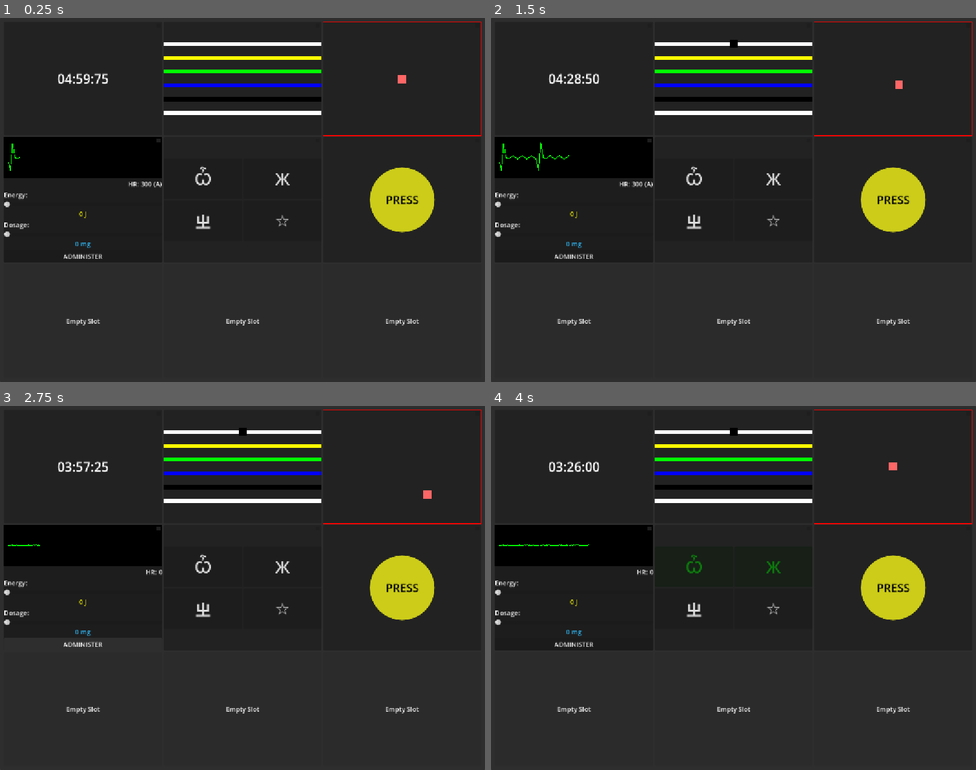
Above: before the commit, frames 1-4 (two rows, left to right).
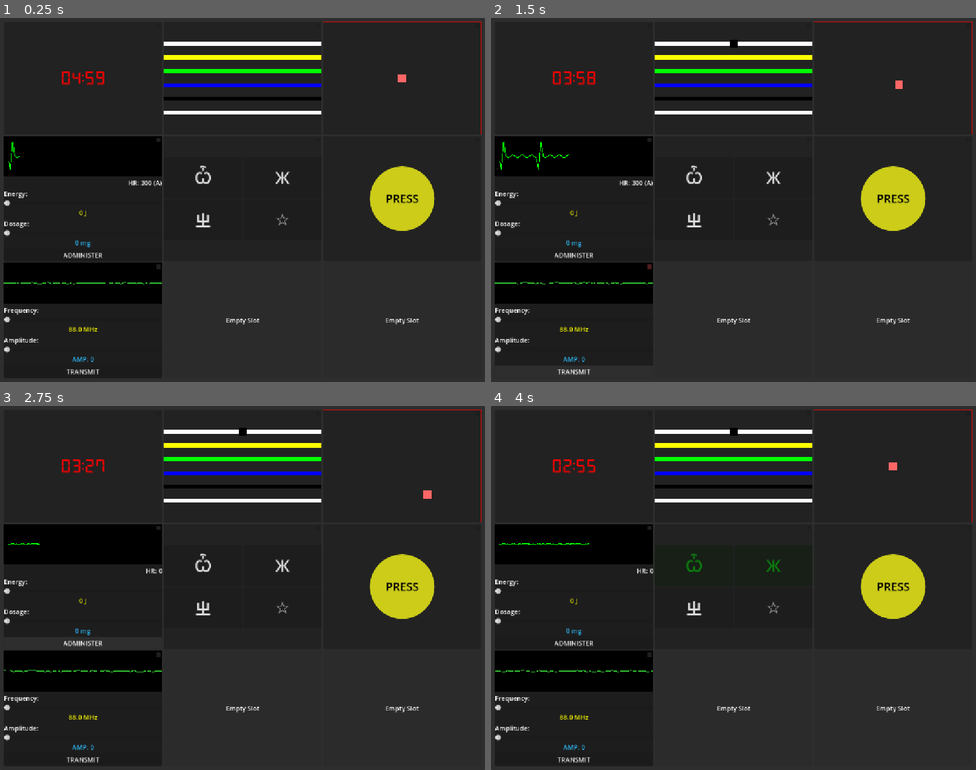
Above: after the commit, the same moments.

Repository: yutianzhe30/KeepTalkingOL
Game: Godot game, scene res://main.tscn
Two runs of this game, one before a commit and one after it. Both use one fixed random seed, a clock stepped at 60 frames per second and the inputs below.
Inputs (mouse positions are in pixels of both pictures, inside the frame that each line leads up to):
- Up to frame 1 (0.25 s): no input
- Up to frame 2 (1.5 s): click (733, 43) at 0.52 s; click (573, 371) at 1.25 s, where only the run after the commit has a clickable "TRANSMIT"
- Up to frame 3 (2.75 s): click "ADMINISTER" at 2 s
- Up to frame 4 (4 s): click "Ѽ" at 2.75 s; click "Ж" at 3.5 s

The runs differ from the first frame. In frame 1, 5.9% of the frame differs, in the area x 0-100%, y 6-98%; in frame 2, 6.0%; in frame 3, 5.9%; in frame 4, 5.9%.

Commit message:
radio module

Diff:
--- /dev/null
+++ b/Scenes/Modules/RadioModule.tscn
@@ -0,0 +1,79 @@
+[gd_scene format=3 uid="uid://c7m2n3p4q5r6"]
+
+[ext_resource type="Script" path="res://Scripts/Modules/RadioModule.gd" id="1_radio_module"]
+[ext_resource type="PackedScene" path="res://Scenes/UI/ModuleLed.tscn" id="2_module_led"]
+
+[node name="RadioModule" type="PanelContainer"]
+offset_right = 200.0
+offset_bottom = 200.0
+script = ExtResource("1_radio_module")
+
+[node name="PanelContainer" type="PanelContainer" parent="."]
+layout_mode = 2
+
+[node name="VBoxContainer" type="VBoxContainer" parent="PanelContainer"]
+layout_mode = 2
+theme_override_constants/separation = 5
+
+[node name="OscilloscopeDisplay" type="ColorRect" parent="PanelContainer/VBoxContainer"]
+custom_minimum_size = Vector2(250, 100)
+layout_mode = 2
+color = Color(0, 0, 0, 1)
+
+[node name="WaveformLine" type="Line2D" parent="PanelContainer/VBoxContainer/OscilloscopeDisplay"]
+points = PackedVector2Array(0, 0, 20, -10, 40, 0, 60, 10, 80, 0)
+width = 2.0
+default_color = Color(0.2, 0.8, 0.2, 1)
+
+[node name="ControlsContainer" type="VBoxContainer" parent="PanelContainer/VBoxContainer"]
+layout_mode = 2
+
+[node name="FreqHeader" type="HBoxContainer" parent="PanelContainer/VBoxContainer/ControlsContainer"]
+layout_mode = 2
+
+[node name="Label" type="Label" parent="PanelContainer/VBoxContainer/ControlsContainer/FreqHeader"]
+layout_mode = 2
+text = "Frequency:"
+
+[node name="TunerSlider" type="HSlider" parent="PanelContainer/VBoxContainer/ControlsContainer"]
+layout_mode = 2
+min_value = 88.0
+max_value = 108.0
+step = 0.1
+value = 88.0
+
+[node name="FrequencyLabel" type="Label" parent="PanelContainer/VBoxContainer/ControlsContainer"]
+layout_mode = 2
+theme_override_colors/font_color = Color(1, 1, 0, 1)
+text = "88.0 MHz"
+horizontal_alignment = 1
+
+[node name="AmpHeader" type="HBoxContainer" parent="PanelContainer/VBoxContainer/ControlsContainer"]
+layout_mode = 2
+
+[node name="Label" type="Label" parent="PanelContainer/VBoxContainer/ControlsContainer/AmpHeader"]
+layout_mode = 2
+text = "Amplitude:"
+
+[node name="AmpSlider" type="HSlider" parent="PanelContainer/VBoxContainer/ControlsContainer"]
+layout_mode = 2
+max_value = 100.0
+step = 10.0
+
+[node name="AmpLabel" type="Label" parent="PanelContainer/VBoxContainer/ControlsContainer"]
+layout_mode = 2
+theme_override_colors/font_color = Color(0.18, 0.71, 0.95, 1)
+text = "AMP: 0"
+horizontal_alignment = 1
+
+[node name="TransmitButton" type="Button" parent="PanelContainer/VBoxContainer/ControlsContainer"]
+layout_mode = 2
+text = "TRANSMIT"
+
+[node name="StaticPlayer" type="AudioStreamPlayer" parent="."]
+bus = &"Master"
+
+[node name="SignalPlayer" type="AudioStreamPlayer" parent="."]
+bus = &"Master"
+
+[node name="ModuleLED" parent="." instance=ExtResource("2_module_led")]
--- a/Scenes/Modules/TimerModule.tscn
+++ b/Scenes/Modules/TimerModule.tscn
@@ -1,6 +1,7 @@
 [gd_scene format=3 uid="uid://bumy8q4j2k5m"]
 
 [ext_resource type="Script" uid="uid://35bfys70v34h" path="res://Scripts/Modules/TimerModule.gd" id="1_timer_script"]
+[ext_resource type="FontFile" path="res://Assets/Font/DSEG7Modern-Bold.ttf" id="2_dseg7"]
 [ext_resource type="PackedScene" path="res://Scenes/UI/ModuleLed.tscn" id="2_module_led"]
 
 [node name="TimerModule" type="PanelContainer" unique_id=2101147815]
@@ -10,8 +11,10 @@
 
 [node name="Label" type="Label" parent="." unique_id=1088650296]
 layout_mode = 2
+theme_override_colors/font_color = Color(1, 0, 0, 1)
+theme_override_fonts/font = ExtResource("2_dseg7")
 theme_override_font_sizes/font_size = 32
-text = "05:00:00"
+text = "05:00"
 horizontal_alignment = 1
 vertical_alignment = 1
 
--- /dev/null
+++ b/Scripts/Modules/RadioModule.gd
@@ -0,0 +1,197 @@
+extends "res://Scripts/Modules/BaseModule.gd"
+
+# Radio / Frequency Module
+# Tune to the correct frequency to solve.
+# Rule: Target = First Digit of Serial + 90.0 MHz.
+
+@onready var frequency_label: Label = $PanelContainer/VBoxContainer/ControlsContainer/FrequencyLabel
+@onready var waveform_line: Line2D = $PanelContainer/VBoxContainer/OscilloscopeDisplay/WaveformLine
+@onready var tuner_slider: HSlider = $PanelContainer/VBoxContainer/ControlsContainer/TunerSlider
+@onready var transmit_btn: Button = $PanelContainer/VBoxContainer/ControlsContainer/TransmitButton
+@onready var static_player: AudioStreamPlayer = $StaticPlayer
+@onready var signal_player: AudioStreamPlayer = $SignalPlayer
+@onready var oscilloscope_bg: ColorRect = $PanelContainer/VBoxContainer/OscilloscopeDisplay
+
+@onready var amp_slider: HSlider = $PanelContainer/VBoxContainer/ControlsContainer/AmpSlider
+@onready var amp_label: Label = $PanelContainer/VBoxContainer/ControlsContainer/AmpLabel
+
+# Config
+const MIN_FREQ = 88.0
+const MAX_FREQ = 108.0
+const TOLERANCE_FREQ = 0.5
+const TOLERANCE_AMP = 5.0
+
+# State
+var target_frequency: float = 90.0
+var target_amplitude: float = 50.0
+var current_frequency: float = 88.0
+var current_amplitude: float = 0.0
+var signal_strength: float = 0.0
+
+# Waveform Visuals
+var time: float = 0.0
+
+# Audio Generation state
+var current_phase: float = 0.0
+var sample_hz: float = 44100.0
+var static_stream: AudioStreamGeneratorPlayback
+var signal_stream: AudioStreamGeneratorPlayback
+
+func _ready():
+	#super._ready() # BaseModule might handle some state
+	tuner_slider.value_changed.connect(_on_frequency_changed)
+	amp_slider.value_changed.connect(_on_amplitude_changed)
+	transmit_btn.pressed.connect(_on_transmit_pressed)
+
+	_setup_audio_streams()
+	_determine_target()
+
+	# Initial UI update
+	_on_frequency_changed(tuner_slider.value)
+	_on_amplitude_changed(amp_slider.value)
+
+func _setup_audio_streams():
+	var static_gen = AudioStreamGenerator.new()
+	static_gen.mix_rate = 44100
+	static_gen.buffer_length = 0.1
+	static_player.stream = static_gen
+	static_player.play()
+	static_stream = static_player.get_stream_playback()
+
+	var signal_gen = AudioStreamGenerator.new()
+	signal_gen.mix_rate = 44100
+	signal_gen.buffer_length = 0.1
+	signal_player.stream = signal_gen
+	signal_player.play()
+	signal_stream = signal_player.get_stream_playback()
+
+	sample_hz = static_gen.mix_rate
+
+func _determine_target():
+	# Rule: First Digit of Serial (1-9) + 90.0
+	var first_digit = randi_range(1, 9)
+	target_frequency = 90.0 + float(first_digit)
+
+	# Amplitude Rule:
+	# If Freq < 95.0 -> Amp 20
+	# If Freq > 100.0 -> Amp 80
+	# Else -> Amp 50
+	if target_frequency < 95.0:
+		target_amplitude = 20.0
+	elif target_frequency > 100.0:
+		target_amplitude = 80.0
+	else:
+		target_amplitude = 50.0
+
+	print("RadioModule Target: Freq=", target_frequency, " Amp=", target_amplitude)
+
+func _process(delta):
+	if state == ModuleState.SOLVED:
+		static_player.volume_db = -80.0
+		signal_player.volume_db = -80.0
+		return
+
+	time += delta
+	_update_signal_strength()
+	_fill_audio_buffers()
+	_update_waveform()
+
+func _on_frequency_changed(freq: float):
+	current_frequency = freq
+	frequency_label.text = "%.1f MHz" % current_frequency
+
+func _on_amplitude_changed(amp: float):
+	current_amplitude = amp
+	amp_label.text = "AMP: %d" % current_amplitude
+
+func _update_signal_strength():
+	var dist = abs(current_frequency - target_frequency)
+
+	if dist < 2.0:
+		var normalized_dist = dist / 2.0
+		signal_strength = 1.0 - normalized_dist
+		signal_strength = pow(signal_strength, 2)
+	else:
+		signal_strength = 0.0
+
+	var static_vol = linear_to_db(max(0.01, 1.0 - signal_strength))
+	var signal_vol = linear_to_db(max(0.01, signal_strength))
+
+	static_player.volume_db = static_vol - 10.0
+	signal_player.volume_db = signal_vol - 5.0
+
+func _fill_audio_buffers():
+	if not static_stream or not signal_stream: return
+
+	# Filling Static Buffer
+	var frames = static_stream.get_frames_available()
+	if frames > 0:
+		var buffer = PackedVector2Array()
+		buffer.resize(frames)
+		for i in range(frames):
+			var s = randf_range(-1.0, 1.0) * 0.5
+			buffer.set(i, Vector2(s, s))
+		static_stream.push_buffer(buffer)
+
+	# Filling Signal Buffer (Sine Tone)
+	frames = signal_stream.get_frames_available()
+	if frames > 0:
+		var buffer = PackedVector2Array()
+		buffer.resize(frames)
+		var phase_inc = 440.0 / sample_hz
+
+		# Morse 'dots' modulation could happen here, keeping it constant tone for now
+		for i in range(frames):
+			var s = sin(current_phase * TAU) * 0.5
+			current_phase = fmod(current_phase + phase_inc, 1.0)
+			buffer.set(i, Vector2(s, s))
+		signal_stream.push_buffer(buffer)
+
+func _update_waveform():
+	var points = PackedVector2Array()
+	var width = oscilloscope_bg.get_rect().size.x
+	if width <= 0: width = 180.0 # Safety fallback
+
+	var height = oscilloscope_bg.get_rect().size.y
+	var center_y = height / 2.0
+	var num_points = 50
+	var step = width / float(num_points)
+
+	for i in range(num_points + 1):
+		var x = i * step
+		var t_wave = time * 10.0 + (i * 0.5)
+
+		# Visually, Amplitude Slider should affect wave height only?
+		# Or should Signal Strength affect clarity, and Amp Slider affect overall size?
+		# Let's say Amp Slider affects HEIGHT. Signal Strength affects NOISE vs SIGNAL mix.
+
+		var amp_factor = current_amplitude / 100.0
+		if amp_factor < 0.1: amp_factor = 0.1 # Minimum visibility
+
+		var noise_amp = (1.0 - signal_strength) * (height * 0.2) * amp_factor
+		var signal_amp = signal_strength * (height * 0.3) * amp_factor
+
+		var y = center_y
+		y += randf_range(-1.0, 1.0) * noise_amp
+		y += sin(t_wave) * signal_amp
+
+		points.append(Vector2(x, y))
+
+	waveform_line.points = points
+	waveform_line.default_color = Color(0.2, 0.8, 0.2).lerp(Color(0.2, 1.0, 0.2), signal_strength)
+
+func _on_transmit_pressed():
+	if state == ModuleState.SOLVED: return
+
+	var freq_dist = abs(current_frequency - target_frequency)
+	var amp_dist = abs(current_amplitude - target_amplitude)
+
+	var freq_ok = freq_dist <= TOLERANCE_FREQ
+	var amp_ok = amp_dist <= TOLERANCE_AMP
+
+	if freq_ok and amp_ok:
+		print("RadioModule: Transmission Verified!")
+		solve()
+	else:
+		print("RadioModule: Invalid Transmission! FreqErr=", freq_dist, " AmpErr=", amp_dist)
+		strike()
--- a/Scripts/Modules/TimerModule.gd
+++ b/Scripts/Modules/TimerModule.gd
@@ -29,7 +29,7 @@
 	var millis = floor(fmod(time_remaining, 1) * 100)
 
 	# %02d used for padding with zeros
-	label.text = "%02d:%02d:%02d" % [minutes, seconds, millis]
+	label.text = "%02d:%02d" % [minutes, seconds]
 
 func check_sound_tick():
 	# Trigger sound every second
--- a/main.tscn
+++ b/main.tscn
@@ -7,6 +7,7 @@
 [ext_resource type="PackedScene" uid="uid://dpsk0h3s01qne" path="res://Scenes/Modules/PlaceholderModule.tscn" id="5_placeholder"]
 [ext_resource type="PackedScene" path="res://Scenes/Modules/ButtonModule.tscn" id="7_button"]
 [ext_resource type="PackedScene" path="res://Scenes/Modules/PressModule.tscn" id="8_press"]
+[ext_resource type="PackedScene" path="res://Scenes/Modules/RadioModule.tscn" id="9_radio"]
 [ext_resource type="Script" path="res://Scripts/BombManager.gd" id="6_bomb_manager_script"]
 
 [node name="Main" type="Control"]
@@ -66,7 +67,7 @@
 size_flags_horizontal = 3
 size_flags_vertical = 3
 
-[node name="Placeholder3" parent="PanelContainer/MarginContainer/GridContainer" instance=ExtResource("5_placeholder")]
+[node name="RadioModule" parent="PanelContainer/MarginContainer/GridContainer" instance=ExtResource("9_radio")]
 layout_mode = 2
 size_flags_horizontal = 3
 size_flags_vertical = 3
Not shown, added: Scripts/Modules/RadioModule.gd.uid
